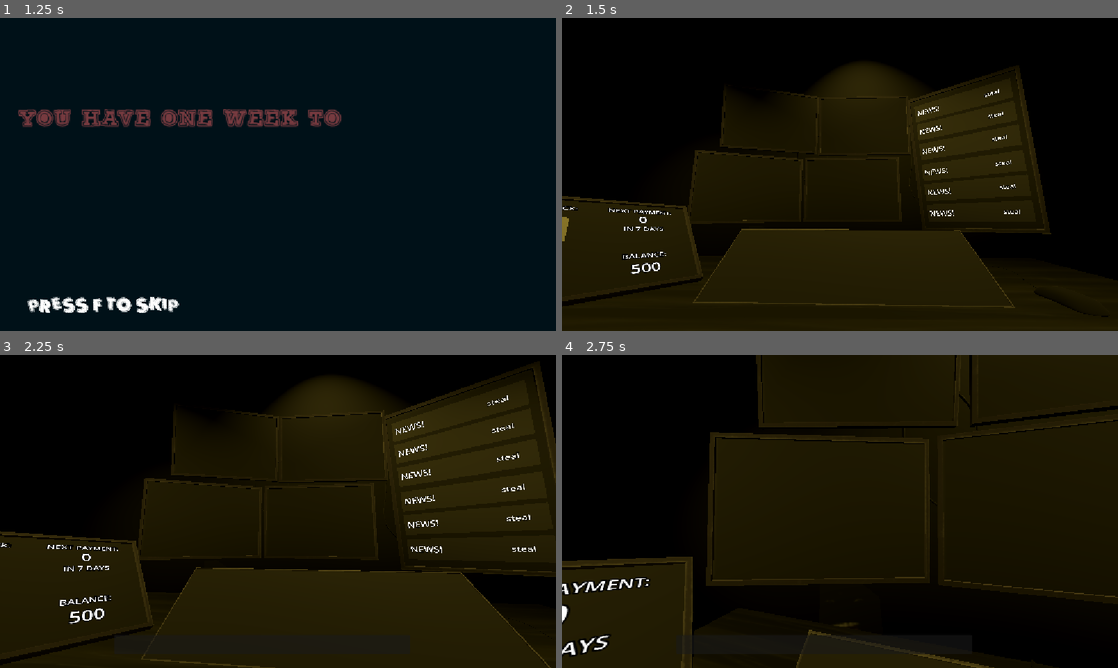
Above: before the commit, frames 1-4 (two rows, left to right).
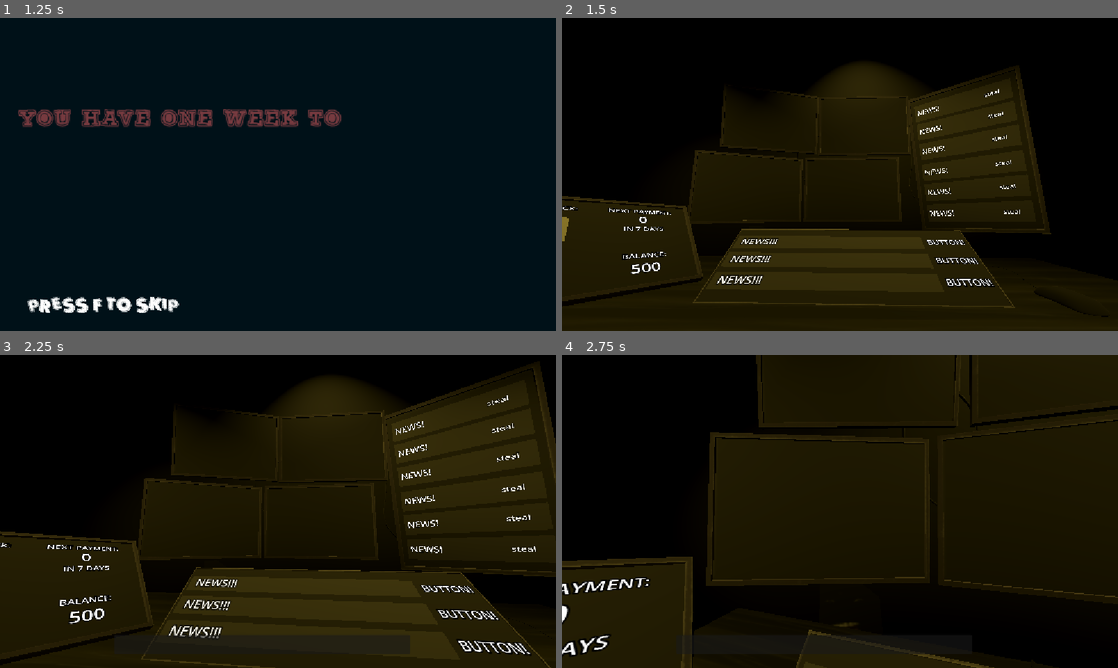
Above: after the commit, the same moments.

Repository: Lilly12568/Stockbouncer
Game: Godot game, scene res://mainmenu.tscn
The game is run twice, just before and just after one commit, with the same random seed, the same clock (stepped at 60 frames per second) and the same inputs. Sound files missing from this copy of the repository are replaced by a short silence.
Inputs (mouse positions are in pixels of both pictures, inside the frame that each line leads up to):
- Up to frame 1 (1.25 s): click "START" at 0.5 s
- Up to frame 2 (1.5 s): tap F at 1.25 s; move the mouse to (962, 158) at 1.27 s; hold F from 1.28 s (still down); click (962, 158) at 1.42 s
- Up to frame 3 (2.25 s): tap Space at 2 s; move the mouse to (166, 527) at 2.02 s; release F at 2.03 s; tap F at 2.1 s; click (166, 527) at 2.17 s
- Up to frame 4 (2.75 s): no input

Frame 1 is identical in both runs. In frame 2, 0.6% of the frame differs, in the area x 27-78%, y 70-86%; in frame 3, 1.2%, in the area x 30-96%, y 71-97%; in frame 4, less than 0.1%.

Commit message:
add main terminal scenes

Diff:
--- a/Scenes/mainmonitor.tscn
+++ b/Scenes/mainmonitor.tscn
@@ -1,7 +1,82 @@
 [gd_scene format=3 uid="uid://da1ujk5wh3sc3"]
 
 [ext_resource type="ArrayMesh" uid="uid://dp64u681rdni6" path="res://Meshes/Monitors/InsiderTradingGame_Monitor_Large.fbx" id="1_quit7"]
+[ext_resource type="Material" uid="uid://c3gfbb47go130" path="res://Scripts/newsbackground.tres" id="2_cherd"]
+
+[sub_resource type="PlaneMesh" id="PlaneMesh_y1bdo"]
+size = Vector2(0.255, 2.995)
+
+[sub_resource type="BoxShape3D" id="BoxShape3D_lfxu0"]
+size = Vector3(0.1796875, 0.10644531, 0.6265259)
 
 [node name="InsiderTradingGameMonitorLarge" type="MeshInstance3D" unique_id=1031749076]
-transform = Transform3D(0.3984205, 2.808772e-08, -0.53294134, 0.53294134, -7.554172e-09, 0.3984205, 1.0767546e-08, -0.6654062, -2.7019352e-08, 0, 0, 0)
+transform = Transform3D(0.6654062, 0, 0, 0, -2.908583e-08, 0.66540617, 0, -0.6654063, -2.908583e-08, 0, 0, 0)
 mesh = ExtResource("1_quit7")
+
+[node name="NewsSelect1" type="Node3D" parent="." unique_id=735819726]
+
+[node name="Label3D" type="Label3D" parent="NewsSelect1" unique_id=556468946]
+transform = Transform3D(5.339165e-15, 0, 1, 1, -8.742278e-08, -8.008747e-15, 8.742277e-08, 1, 2.6695815e-15, 0.035200585, -1.4404773, -6.296527e-08)
+text = "NEWS!!!"
+
+[node name="Label3D2" type="Label3D" parent="NewsSelect1" unique_id=526130615]
+transform = Transform3D(-0.0016790481, 0.0006329244, 0.82281554, 0.8228054, -0.004133033, 0.0016822114, 0.0041343197, 0.8228069, -0.00062446785, 0.035200585, 1.5163035, 6.62797e-08)
+text = "BUTTON!"
+
+[node name="MeshInstance3D" type="MeshInstance3D" parent="NewsSelect1" unique_id=1235761986]
+transform = Transform3D(-4.371139e-08, 1, 0, 4.371139e-08, 1.9106855e-15, -1, -1, -4.371139e-08, -4.3711385e-08, 0.022219976, -0.335461, -1.4663459e-08)
+mesh = SubResource("PlaneMesh_y1bdo")
+surface_material_override/0 = ExtResource("2_cherd")
+
+[node name="Area3D" type="Area3D" parent="NewsSelect1" unique_id=46797575]
+transform = Transform3D(-4.371139e-08, 1, 0, 4.371139e-08, 1.9106855e-15, -1, -1, -4.371139e-08, -4.3711385e-08, 0.022219976, -0.335461, -1.4663458e-08)
+
+[node name="CollisionShape3D" type="CollisionShape3D" parent="NewsSelect1/Area3D" unique_id=508204715]
+transform = Transform3D(1, -1.2743169e-36, 0, -9.345272e-37, 1, 0, 6.5645053e-20, 3.91275e-27, 1, -9.992007e-16, 0.010742189, -1.8503114)
+shape = SubResource("BoxShape3D_lfxu0")
+
+[node name="NewsSelect2" type="Node3D" parent="." unique_id=265516285]
+transform = Transform3D(1, 0, 0, 0, 1, 0, 0, 0, 1, 0, -1.5030375e-08, 0.34385493)
+
+[node name="Label3D" type="Label3D" parent="NewsSelect2" unique_id=32324576]
+transform = Transform3D(5.339165e-15, 0, 1, 1, -8.742278e-08, -8.008747e-15, 8.742277e-08, 1, 2.6695815e-15, 0.035200585, -1.4404773, -6.296527e-08)
+text = "NEWS!!!"
+
+[node name="Label3D2" type="Label3D" parent="NewsSelect2" unique_id=810820425]
+transform = Transform3D(-0.0016790481, 0.0006329244, 0.82281554, 0.8228054, -0.004133033, 0.0016822114, 0.0041343197, 0.8228069, -0.00062446785, 0.035200585, 1.5163035, 6.62797e-08)
+text = "BUTTON!"
+
+[node name="MeshInstance3D" type="MeshInstance3D" parent="NewsSelect2" unique_id=827212315]
+transform = Transform3D(-4.371139e-08, 1, 0, 4.371139e-08, 1.9106855e-15, -1, -1, -4.371139e-08, -4.3711385e-08, 0.022219976, -0.335461, -1.4663459e-08)
+mesh = SubResource("PlaneMesh_y1bdo")
+surface_material_override/0 = ExtResource("2_cherd")
+
+[node name="Area3D" type="Area3D" parent="NewsSelect2" unique_id=1570435253]
+transform = Transform3D(-4.371139e-08, 1, 0, 4.371139e-08, 1.9106855e-15, -1, -1, -4.371139e-08, -4.3711385e-08, 0.022219976, -0.335461, -1.4663458e-08)
+
+[node name="CollisionShape3D" type="CollisionShape3D" parent="NewsSelect2/Area3D" unique_id=2105385753]
+transform = Transform3D(1, -1.2743169e-36, 0, -9.345272e-37, 1, 0, 6.5645053e-20, 3.91275e-27, 1, -9.992007e-16, 0.010742189, -1.8503114)
+shape = SubResource("BoxShape3D_lfxu0")
+
+[node name="NewsSelect3" type="Node3D" parent="." unique_id=1028560925]
+transform = Transform3D(1, 0, 0, 0, 1, 0, 0, 0, 1, 0, 1.4713138e-08, -0.3365974)
+
+[node name="Label3D" type="Label3D" parent="NewsSelect3" unique_id=532448516]
+transform = Transform3D(5.339165e-15, 0, 1, 1, -8.742278e-08, -8.008747e-15, 8.742277e-08, 1, 2.6695815e-15, 0.035200585, -1.4404773, -6.296527e-08)
+text = "NEWS!!!"
+
+[node name="Label3D2" type="Label3D" parent="NewsSelect3" unique_id=2046531116]
+transform = Transform3D(-0.0016790481, 0.0006329244, 0.82281554, 0.8228054, -0.004133033, 0.0016822114, 0.0041343197, 0.8228069, -0.00062446785, 0.035200585, 1.5163035, 6.62797e-08)
+text = "BUTTON!"
+
+[node name="MeshInstance3D" type="MeshInstance3D" parent="NewsSelect3" unique_id=1545386978]
+transform = Transform3D(-4.371139e-08, 1, 0, 4.371139e-08, 1.9106855e-15, -1, -1, -4.371139e-08, -4.3711385e-08, 0.022219976, -0.335461, -1.4663459e-08)
+mesh = SubResource("PlaneMesh_y1bdo")
+surface_material_override/0 = ExtResource("2_cherd")
+
+[node name="Area3D" type="Area3D" parent="NewsSelect3" unique_id=1409910985]
+transform = Transform3D(-4.371139e-08, 1, 0, 4.371139e-08, 1.9106855e-15, -1, -1, -4.371139e-08, -4.3711385e-08, 0.022219976, -0.335461, -1.4663458e-08)
+
+[node name="CollisionShape3D" type="CollisionShape3D" parent="NewsSelect3/Area3D" unique_id=1247289840]
+transform = Transform3D(1, -1.2743169e-36, 0, -9.345272e-37, 1, 0, 6.5645053e-20, 3.91275e-27, 1, -9.992007e-16, 0.010742189, -1.8503114)
+shape = SubResource("BoxShape3D_lfxu0")
--- /dev/null
+++ b/Scripts/companyselect.tscn
@@ -0,0 +1,88 @@
+[gd_scene format=3 uid="uid://dd2gnuwfniag7"]
+
+[node name="Control" type="Control" unique_id=1968629829]
+layout_mode = 3
+anchors_preset = 0
+offset_right = 40.0
+offset_bottom = 40.0
+
+[node name="Button" type="Button" parent="." unique_id=1703019113]
+layout_mode = 0
+offset_left = 29.0
+offset_top = 19.0
+offset_right = 37.0
+offset_bottom = 27.0
+text = "COMPANY!"
+
+[node name="Button2" type="Button" parent="." unique_id=2017915984]
+layout_mode = 0
+offset_left = 29.0
+offset_top = 62.0
+offset_right = 122.0
+offset_bottom = 93.0
+text = "COMPANY!"
+
+[node name="Button3" type="Button" parent="." unique_id=472278148]
+layout_mode = 0
+offset_left = 134.0
+offset_top = 19.0
+offset_right = 227.0
+offset_bottom = 50.0
+text = "COMPANY!"
+
+[node name="Button4" type="Button" parent="." unique_id=416945678]
+layout_mode = 0
+offset_left = 134.0
+offset_top = 62.0
+offset_right = 227.0
+offset_bottom = 93.0
+text = "COMPANY!"
+
+[node name="Button5" type="Button" parent="." unique_id=2143250871]
+layout_mode = 0
+offset_left = 243.0
+offset_top = 19.0
+offset_right = 336.0
+offset_bottom = 50.0
+text = "COMPANY!"
+
+[node name="Button6" type="Button" parent="." unique_id=954537263]
+layout_mode = 0
+offset_left = 243.0
+offset_top = 62.0
+offset_right = 336.0
+offset_bottom = 93.0
+text = "COMPANY!"
+
+[node name="Button7" type="Button" parent="." unique_id=398523992]
+layout_mode = 0
+offset_left = 348.0
+offset_top = 19.0
+offset_right = 441.0
+offset_bottom = 50.0
+text = "COMPANY!"
+
+[node name="Button8" type="Button" parent="." unique_id=1383669374]
+layout_mode = 0
+offset_left = 348.0
+offset_top = 62.0
+offset_right = 441.0
+offset_bottom = 93.0
+text = "COMPANY!"
+
+[node name="Cancel" type="Button" parent="." unique_id=1523488847]
+layout_mode = 0
+offset_left = 31.0
+offset_top = -9.0
+offset_right = 124.0
+offset_bottom = 22.0
+scale = Vector2(0.6420536, 0.6420536)
+text = "CANCEL"
+
+[node name="Label" type="Label" parent="." unique_id=1177932559]
+layout_mode = 0
+offset_left = 188.0
+offset_top = -13.0
+offset_right = 284.0
+offset_bottom = 10.0
+text = "[SELECTION]"
